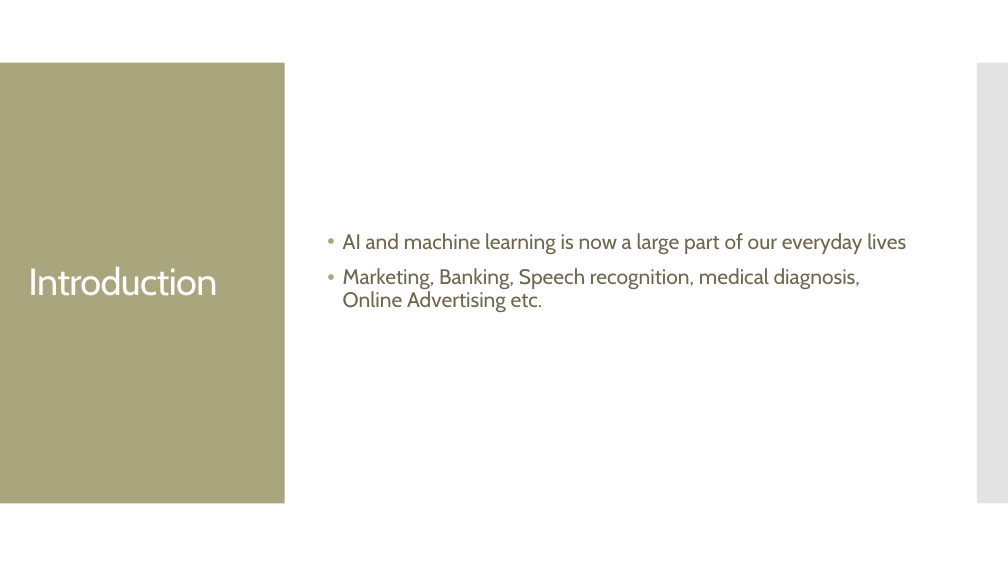
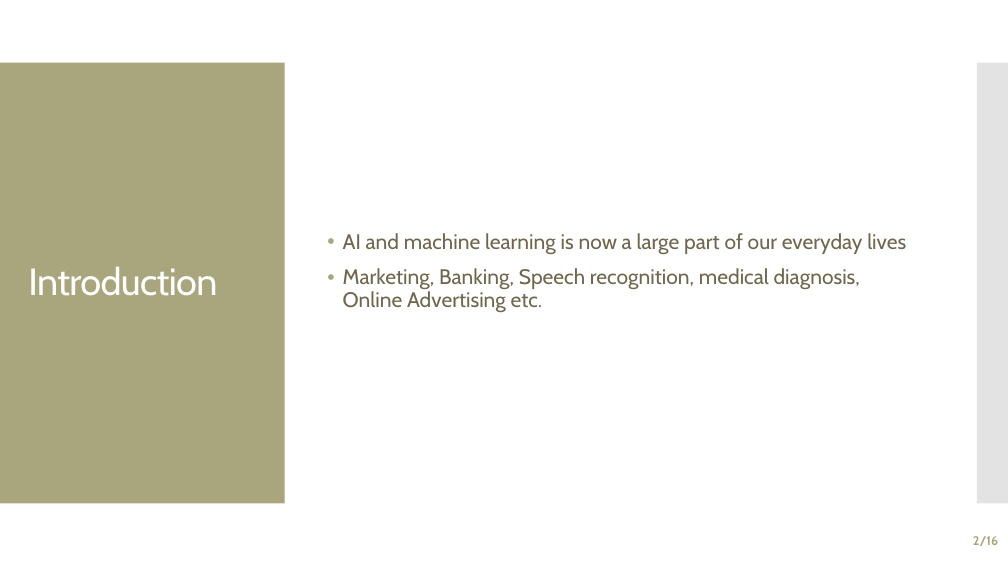
Before and after one commit to ClionaHayden/FYP-AIComparision, a slide deck: slide 2 of Docs/Final Presentation.pptx. Drawn at 1008x567 pixels with LibreOffice and Linux fonts; fonts in the diff are those of the drawing. Boxes give left, top, right and bottom in pixels: in the first picture for what was removed or moved away, otherwise in the second. Text is boxed around its words. In the diff, an @@ line names an element or a change of style, - is before the commit and + after.

```diff
--- a/Docs/Final Presentation.pptx
+++ b/Docs/Final Presentation.pptx
@@ page number added at [973, 536, 998, 546], 12 pt, text #A9A57C, bold @@
+2/16
```
Also in this commit, not shown: 10 other slides changed, 5 slides added, 1 slide removed, 8 other files.
